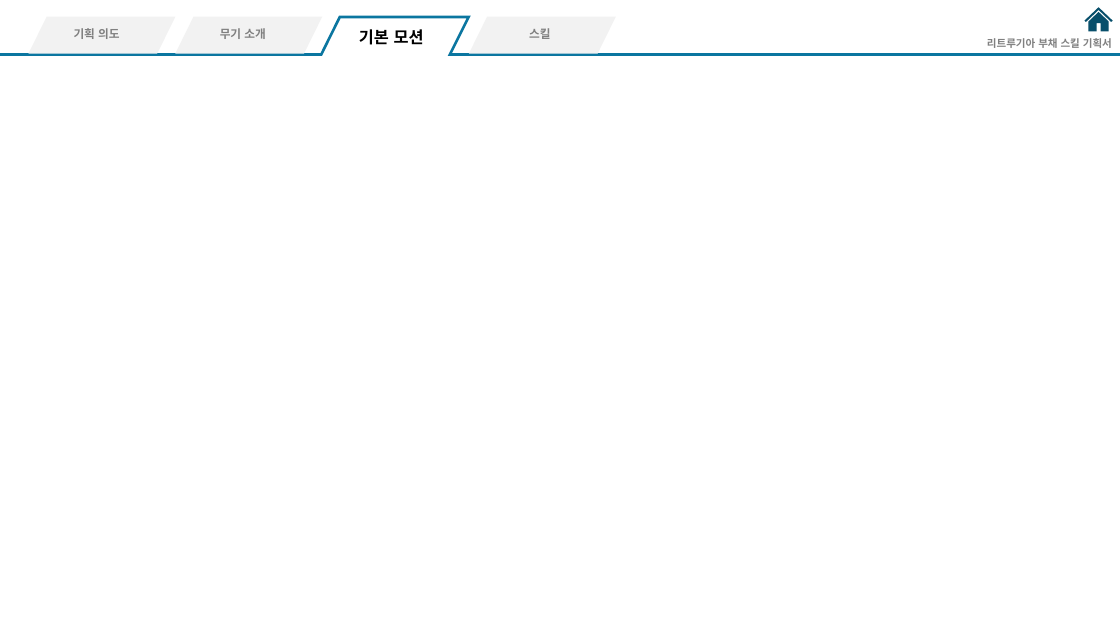
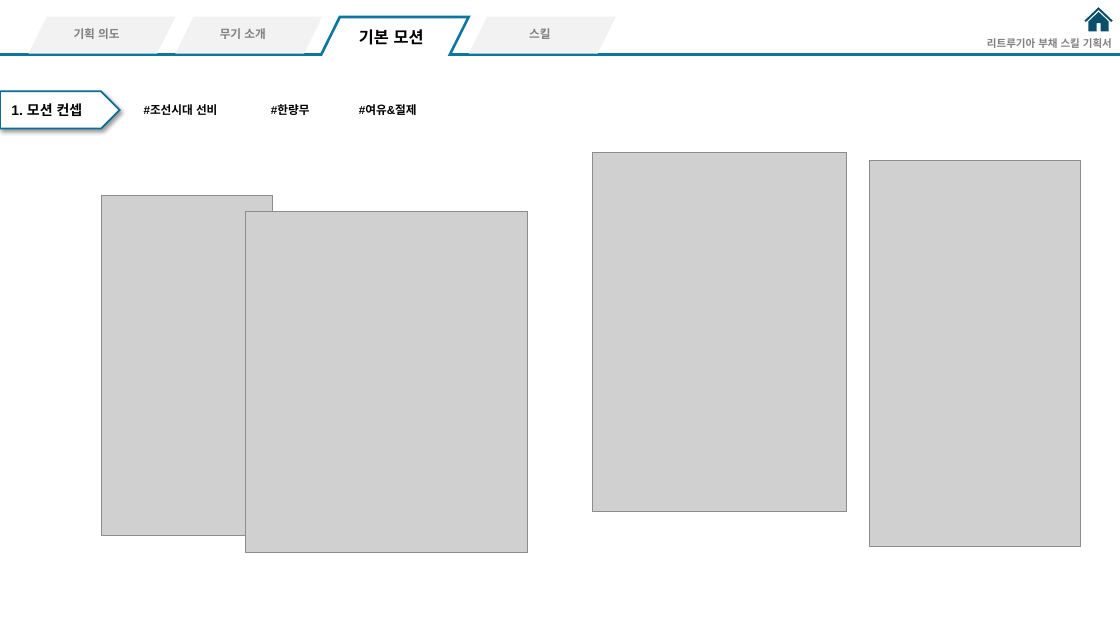
Before and after one commit to hjs0913/GameDesign, a slide deck: slide 8 of 액션&경영 RPG/스킬/리트루기아_부채스킬기획.pptx (slide 7 before the commit). Drawn at 1120x630 pixels with LibreOffice and Linux fonts; fonts in the diff are those of the drawing; grey boxes stand for pictures. Boxes give left, top, right and bottom in pixels: in the first picture for what was removed or moved away, otherwise in the second. Text is boxed around its words. In the diff, an @@ line names an element or a change of style, - is before the commit and + after.

```diff
--- a/액션&경영 RPG/스킬/리트루기아_부채스킬기획.pptx
+++ b/액션&경영 RPG/스킬/리트루기아_부채스킬기획.pptx
@@ pentagon arrow added at <box>0,92,119,129</box>, fill #FFFFFF, outline #0A6D94 1.5 pt @@
@@ text added at <box>11,103,83,116</box>, 12 pt, text #000000, bold @@
+1. 모션 컨셉
@@ text added at <box>144,104,217,115</box>, 10 pt, text #000000, bold @@
+#조선시대 선비
@@ text added at <box>271,105,310,115</box>, 10 pt, text #000000, bold @@
+#한량무
@@ text added at <box>359,105,417,117</box>, 10 pt, text #000000, bold @@
+#여유&절제
@@ picture added at <box>593,152,847,512</box> @@
@@ picture added at <box>870,160,1081,547</box> @@
@@ picture added at <box>102,196,272,536</box> @@
@@ picture added at <box>245,212,527,552</box> @@
```
Also in this commit, not shown: 1 other slide changed, 4 slides added, 1 other file.
